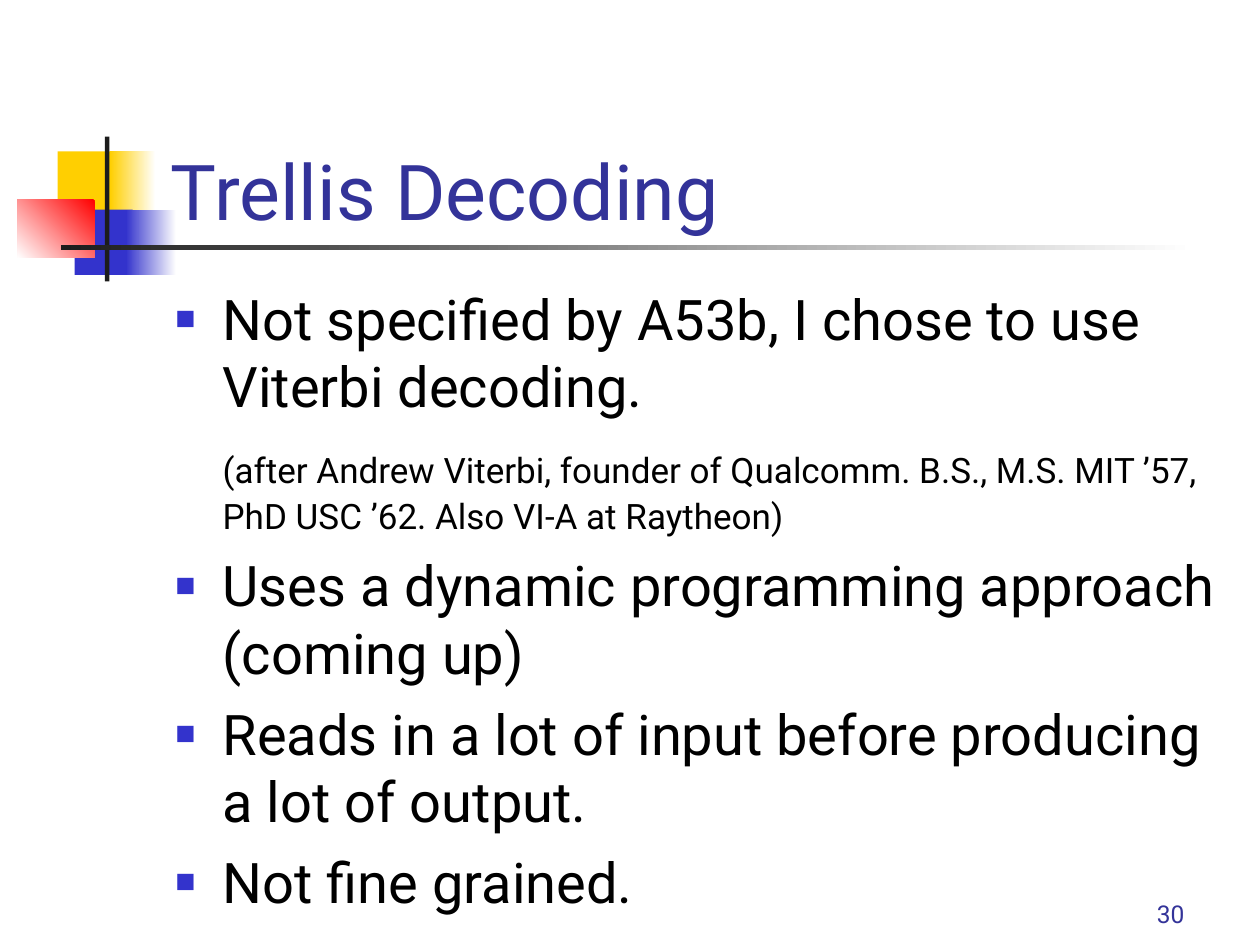
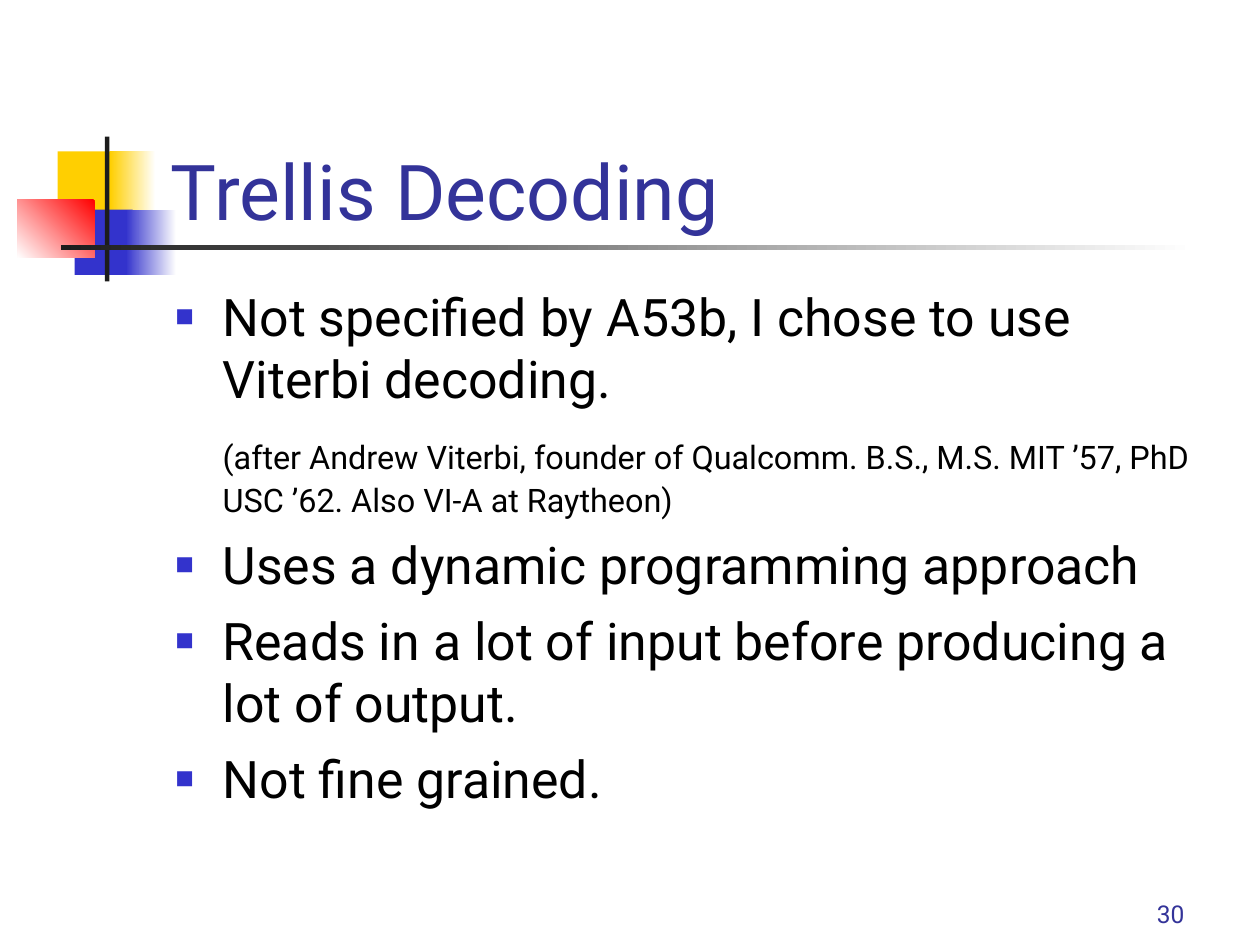
Before and after one commit to rrnewton/StreamIt, a slide deck: slide 30 of streams/apps/applications/hdtv/docs/Streamit-HDTV.ppt. Drawn at 1260x945 pixels with LibreOffice and Linux fonts; fonts in the diff are those of the drawing. Boxes give left, top, right and bottom in pixels: in the first picture for what was removed or moved away, otherwise in the second. Text is boxed around its words. In the diff, an @@ line names an element or a change of style, - is before the commit and + after.

```diff
--- a/streams/apps/applications/hdtv/docs/Streamit-HDTV.ppt
+++ b/streams/apps/applications/hdtv/docs/Streamit-HDTV.ppt
@@ text at [223,296,1188,809]: size 32 to 29.6 pt in "Not specified by A53b, I chose to ...", "Reads in a lot of input before ...", "Not fine grained."; size 20 to 18.5 pt in "(after Andrew Viterbi, founder of Qualcomm. B.S., ..." @@
@@ text at [223,545,1140,595]: text changed; size 32 to 29.6 pt @@
-■ Uses a dynamic programming approach (coming up)
+■ Uses a dynamic programming approach
```
Also in this commit, not shown: 6 other slides changed, 1 other file.
